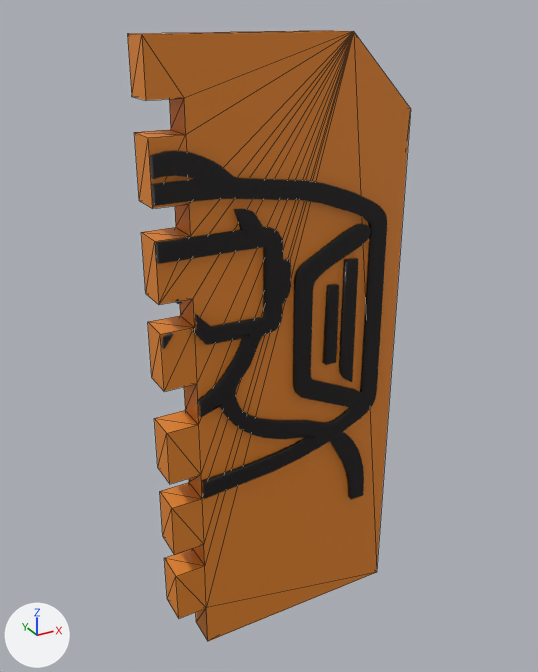
What one commit did to the glTF model assets/door/center/DoorV5Right.glb.
Camera for both pictures: a 50 mm lens placed at (-0.855, -1.722, 1.986), pointed at (0.177, 0.155, 1.047). Every picture has the same lights, and +X, +Y and +Z are marked at lower left. Mesh edges are drawn as thin lines on the coarser meshes. Where no turn or scale is listed for an object, it has been applied to the vertices.

Script lines for the objects in view, before the commit:
```python
me_cube_018 = bpy.data.meshes.new('Cube.018')
me_cube_018.from_pydata(...)  # 62 vertices, 120 faces; spans x -0.21..0.6, y -0.05..0.05, z -1.28..0.65
me_cube_018.materials.append(mat_doormat)  # orange #e78729
me_path3_001 = bpy.data.meshes.new('path3.001')
me_path3_001.from_pydata(...)  # 1173 vertices, 2058 faces; spans x -0.041..0.698, y -0.01..0.01, z -0.696..0.56
me_path3_001.materials.append(mat_svgmat_001)  # black #1a1514
ob_rightdoor = bpy.data.objects.new('RightDoor', me_cube_018)
ob_rightdoor.location = (0.0, 0.115, 1.283)
ob_rightdoorlogo = bpy.data.objects.new('RightDoorLogo', me_path3_001)
ob_rightdoorlogo.location = (-0.17, 0.055, 1.1)
```
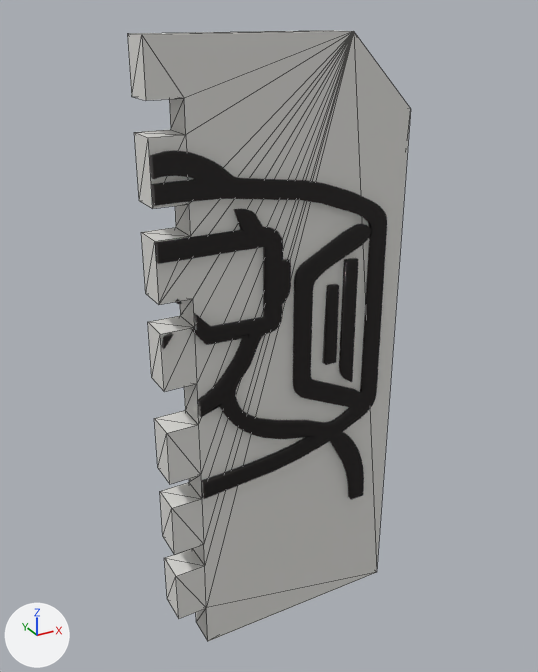
Patch to the scene script:
```diff
--- a/assets/door/center/DoorV5Right.glb.py
+++ b/assets/door/center/DoorV5Right.glb.py
@@ mat_doormat_001 @@
+mat_doormat_001 = principled_material('DoorMat.001')
+mat_doormat_001.base_color = (0.745, 0.738, 0.708)  # light grey #e0dfdb
@@ me_cube_018 @@
 me_cube_018.from_pydata(...)  # 62 vertices, 120 faces; spans x -0.21..0.6, y -0.05..0.05, z -1.28..0.65
-me_cube_018.materials.append(mat_doormat)  # orange #e78729
+me_cube_018.materials.append(mat_doormat_001)  # light grey #e0dfdb
```

What differs and where, as boxes [x1, y1, x2, y2] in the pictures (538 x 672 px):
'RightDoor', recoloured: [127, 30, 411, 641] in both
